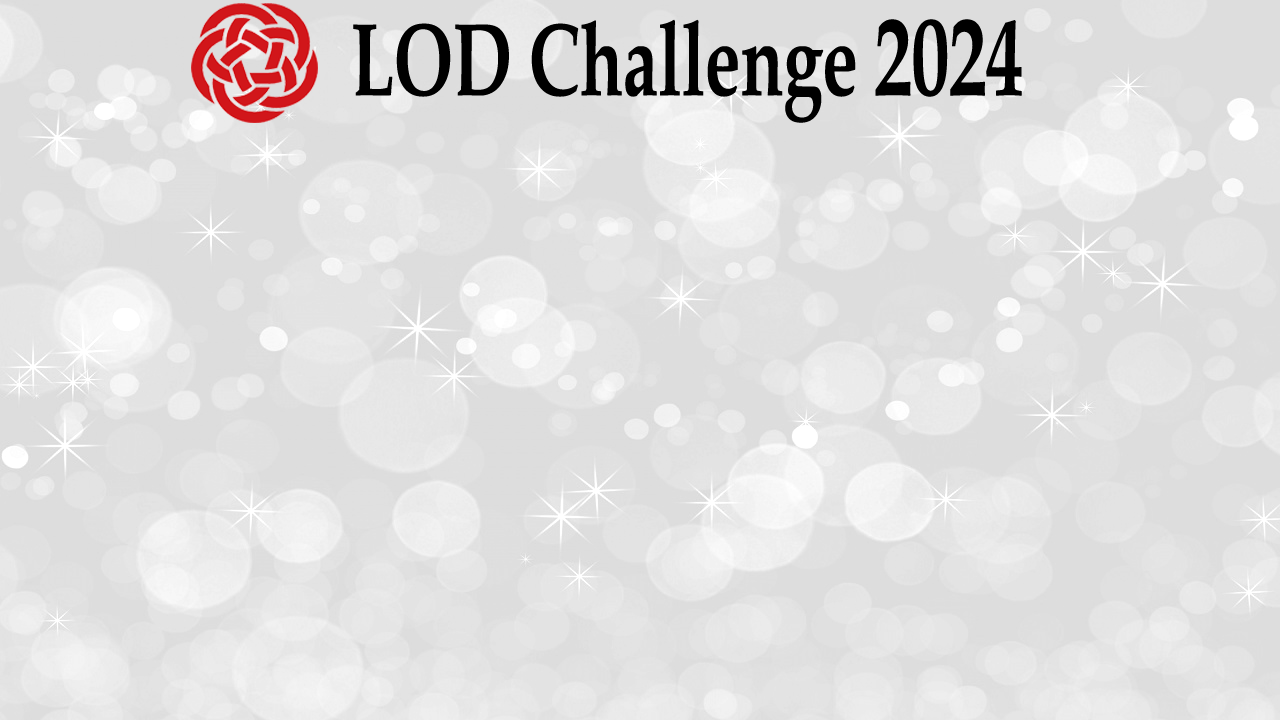
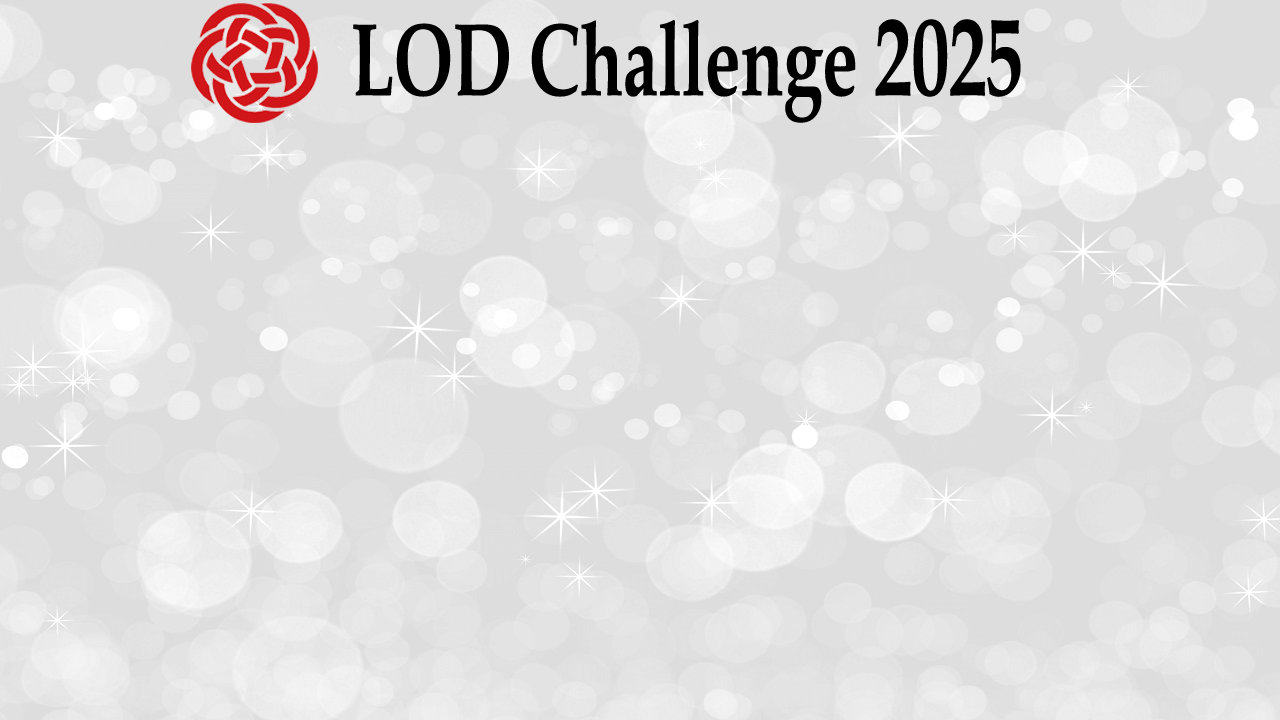
Layers edited between the first and the second w=1280, h=720 image:
painted on "LOD Challenge" over [986, 20, 1022, 97]